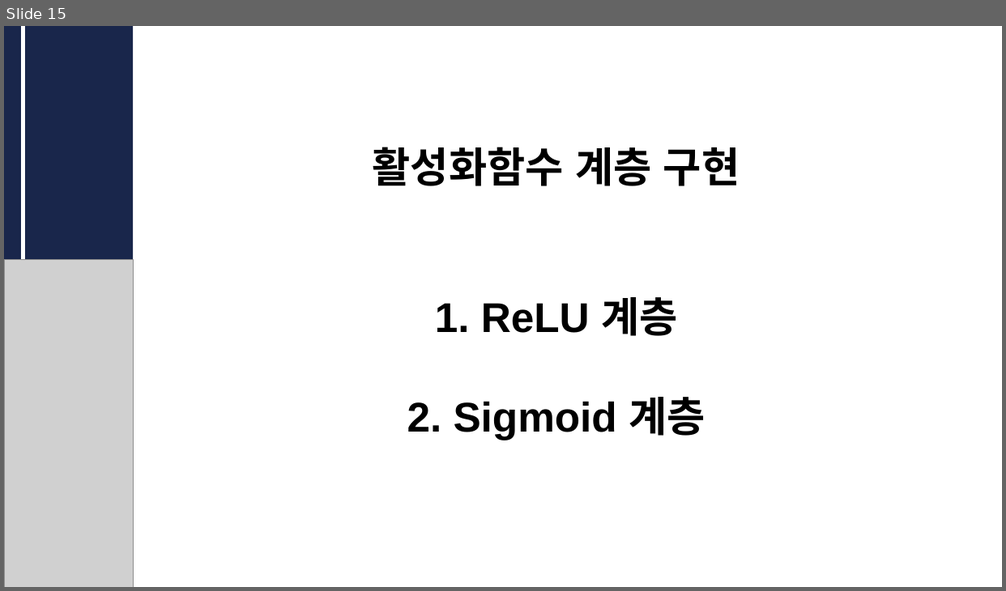
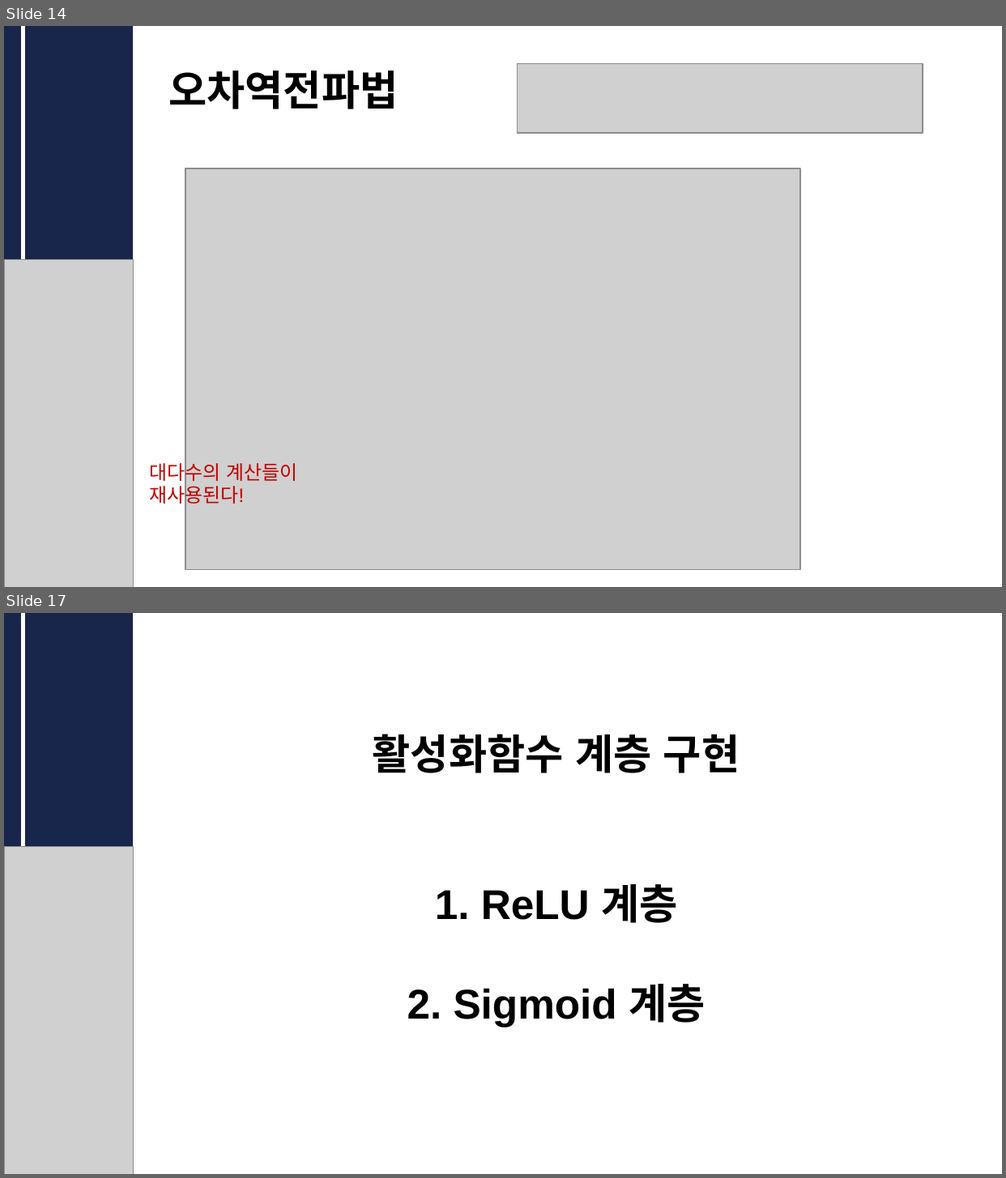
Before and after one commit to CUAI-CAU/2023-1_Study_DLfromScratch1, a slide deck: 발표자료/CUAI_딥러닝__0523.pptx. Shown one above the other, each under a label of ours: slide 15 before the commit, slides 14 and 17 after it; the slides between them are not shown. The pictures are 1006x591 and 1006x1178 pixels, drawn with LibreOffice and Linux fonts; fonts in the diff are those of the drawing; grey boxes stand for pictures. Boxes give left, top, right and bottom in pixels: in the first picture for what was removed or moved away, otherwise in the second. Text is boxed around its words. In the diff, an @@ line names an element or a change of style, - is before the commit and + after.

```diff
--- a/발표자료/CUAI_딥러닝__0523.pptx
+++ b/발표자료/CUAI_딥러닝__0523.pptx
@@ slide 14 added at <box>4,26,1002,587</box>, background #FFFFFF @@
@@ rectangle added at <box>4,26,133,587</box>, fill #19264B @@
@@ line added from (23, 26) to (23, 261), #FFFFFF 3 pt @@
@@ text added at <box>168,71,398,109</box>, 30 pt, text #000000, bold @@
+오차역전파법
@@ picture added at <box>517,64,922,133</box> @@
@@ picture added at <box>185,169,800,570</box> @@
@@ picture added at <box>4,260,132,587</box> @@
@@ text added at <box>149,459,297,508</box>, 14 pt, text #C00000 @@
+대다수의 계산들이 재사용된다!
@@ what was slide 15 is now slide 17 @@
```
Also in this commit, not shown: 7 slides changed, 1 other slide added.
